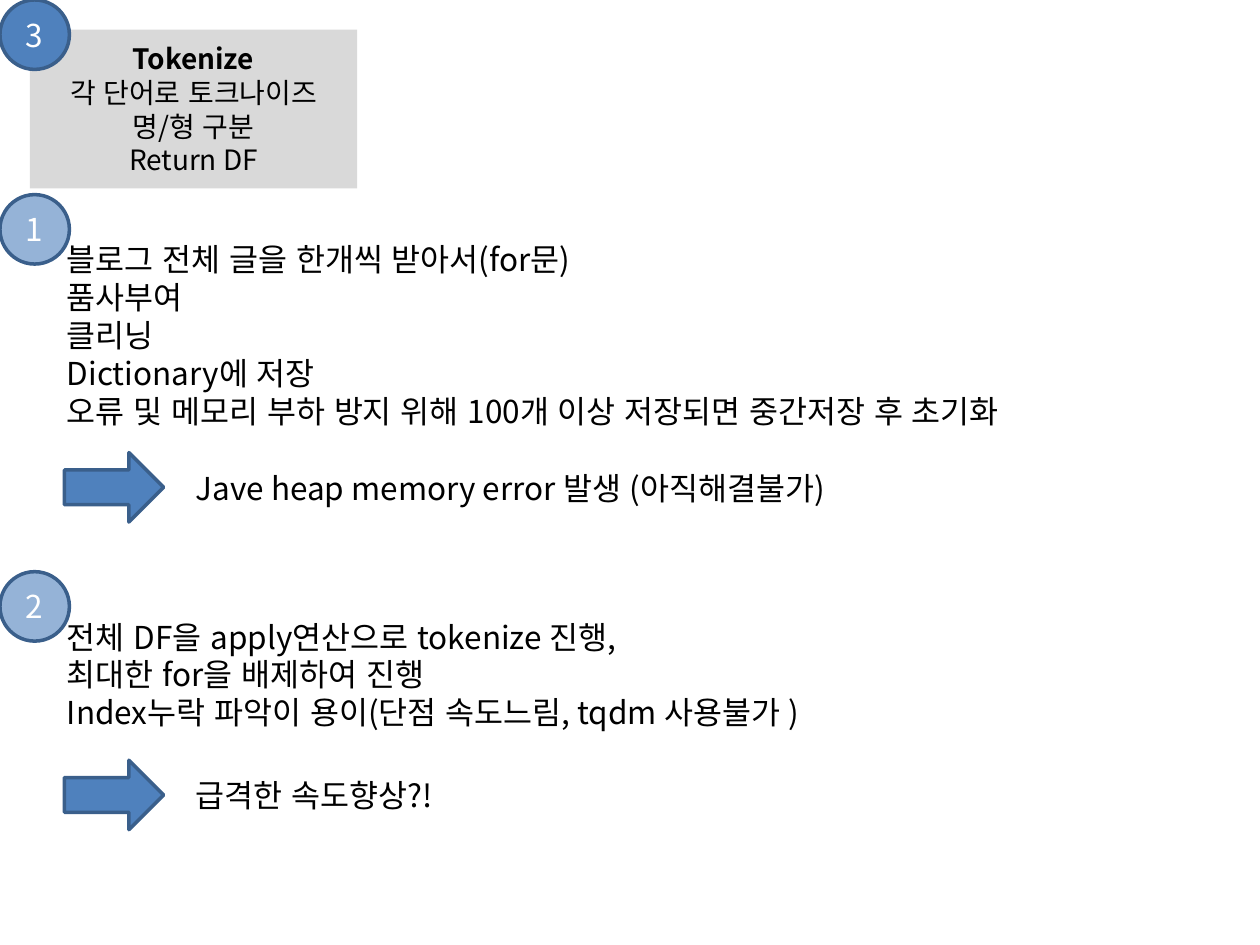
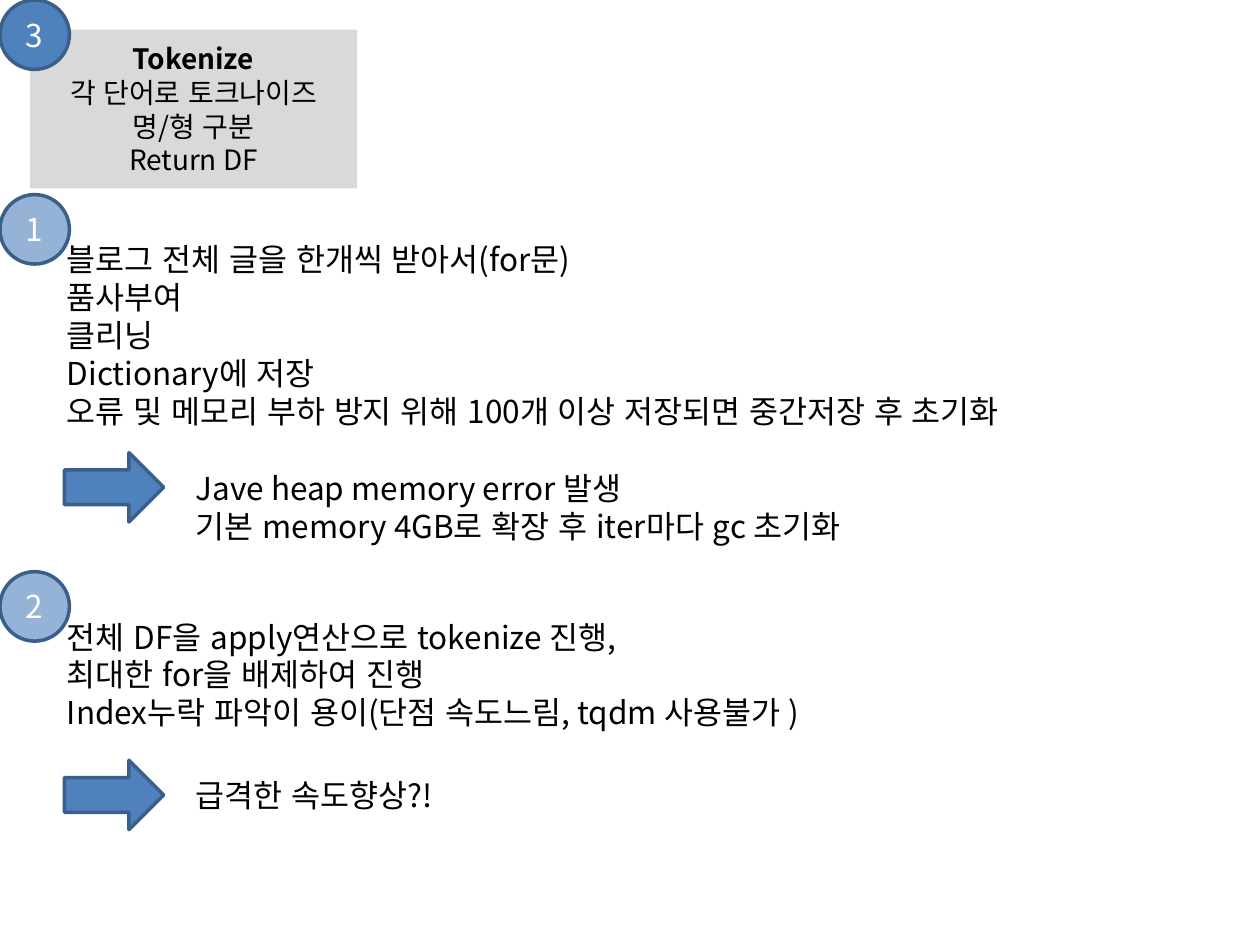
Before and after one commit to starlidust/blogcrawling, a slide deck: slide 3 of workflow/블로그크롤링_workflow.pptx. Drawn at 1260x945 pixels with LibreOffice and Linux fonts; fonts in the diff are those of the drawing. Boxes give left, top, right and bottom in pixels: in the first picture for what was removed or moved away, otherwise in the second. Text is boxed around its words. In the diff, an @@ line names an element or a change of style, - is before the commit and + after.

```diff
--- a/workflow/블로그크롤링_workflow.pptx
+++ b/workflow/블로그크롤링_workflow.pptx
@@ text at [196, 474, 840, 546]: text changed @@
-Jave heap memory error 발생 (아직해결불가)
+Jave heap memory error 발생
+기본 memory 4GB로 확장 후 iter마다 gc 초기화
```
Also in this commit, not shown: 1 other slide changed.
